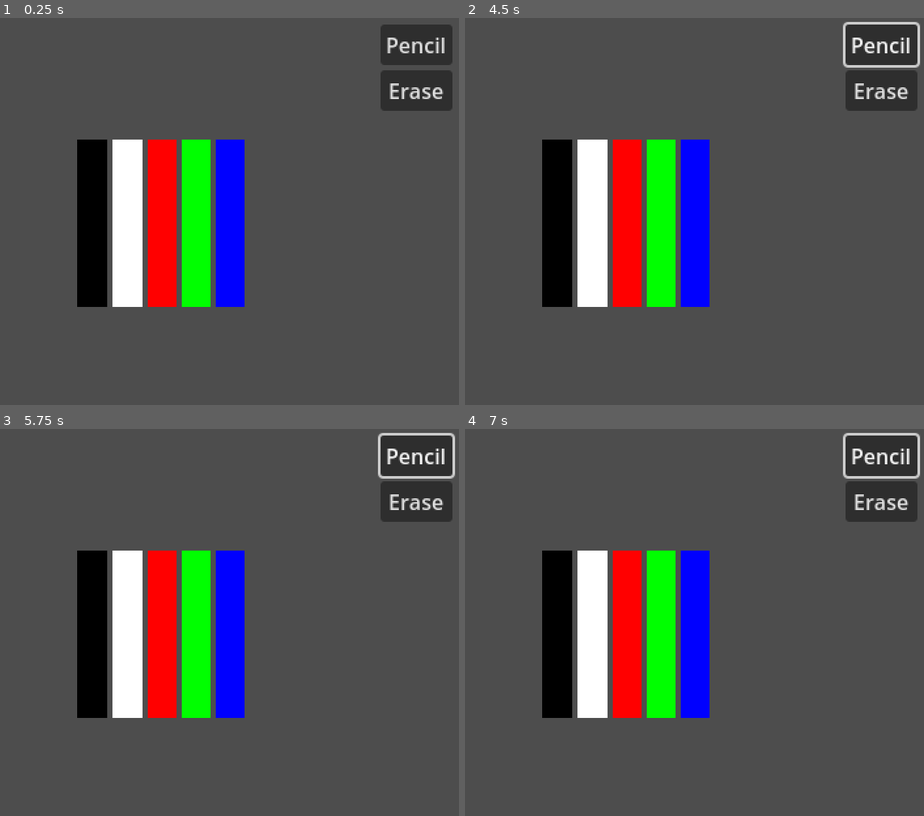
Above: before the commit, frames 1-4 (two rows, left to right).
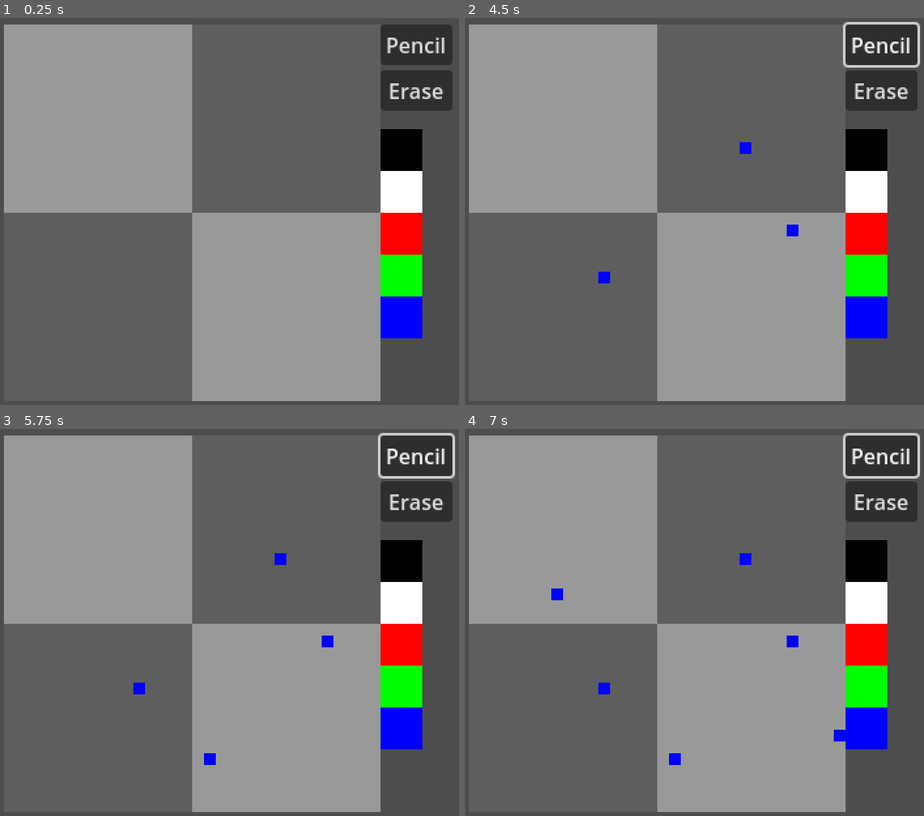
Above: after the commit, the same moments.

Repository: kennethbchen/Fireworkshop-Game
Game: Godot game, scene res://main.tscn
Same seed, same stepped clock (60 frames per second), same inputs: the game is played once before the commit and once after it.
Inputs (mouse positions are in pixels of both pictures, inside the frame that each line leads up to):
- Up to frame 1 (0.25 s): no input
- Up to frame 2 (4.5 s): click "Pencil" at 0.5 s; click "Pencil" at 1.25 s; click "Pencil" at 2 s; tap Enter at 2.75, 4.25 s; move the mouse to (795, 226) at 2.77 s; click (795, 226) at 2.92 s; tap Space at 3.5 s; move the mouse to (598, 273) at 3.52 s; click (598, 273) at 3.67 s; move the mouse to (740, 145) at 4.27 s; click (740, 145) at 4.42 s
- Up to frame 3 (5.75 s): tap Space at 5 s; move the mouse to (206, 754) at 5.02 s; click (206, 754) at 5.17 s
- Up to frame 4 (7 s): tap Enter at 5.75 s; move the mouse to (836, 730) at 5.77 s; click (836, 730) at 5.92 s; tap Space at 6.5 s; move the mouse to (552, 591) at 6.52 s; click (552, 591) at 6.67 s

The runs differ from the first frame. In frame 1, 52% of the frame differs, in the area x 0-93%, y 1-99%; in frame 2, 52%; in frame 3, 52%; in frame 4, 52%.

Commit message:
Moved swatch picker script to control node

Diff:
--- a/main.tscn
+++ b/main.tscn
@@ -34,23 +34,22 @@
 
 [node name="CanvasLayer" type="CanvasLayer" parent="."]
 
-[node name="Control" type="Control" parent="CanvasLayer"]
+[node name="SwatchPicker" type="Control" parent="CanvasLayer"]
 layout_mode = 3
 anchors_preset = 0
-offset_left = 64.0
-offset_top = 96.0
-offset_right = 104.0
-offset_bottom = 136.0
+offset_left = 296.0
+offset_top = 88.0
+offset_right = 296.0
+offset_bottom = 88.0
+script = ExtResource("6_f3tm5")
+colors = Array[Color]([Color(0, 0, 0, 1), Color(1, 1, 1, 1), Color(1, 0, 0, 1), Color(0, 1, 0, 1), Color(0, 0, 1, 1)])
 
-[node name="SwatchPicker" type="GridContainer" parent="CanvasLayer/Control"]
-offset_right = 128.0
-offset_bottom = 128.0
+[node name="SwatchContainer" type="GridContainer" parent="CanvasLayer/SwatchPicker"]
 size_flags_horizontal = 3
 size_flags_vertical = 3
 size_flags_stretch_ratio = 0.0
-columns = 2
-script = ExtResource("6_f3tm5")
-colors = Array[Color]([Color(0, 0, 0, 1), Color(1, 1, 1, 1), Color(1, 0, 0, 1), Color(0, 1, 0, 1), Color(0, 0, 1, 1)])
+theme_override_constants/h_separation = 0
+theme_override_constants/v_separation = 0
 
 [node name="Tools" type="VBoxContainer" parent="CanvasLayer"]
 offset_left = 296.0
@@ -68,7 +67,6 @@
 "
 
 [node name="Frame" type="TextureRect" parent="CanvasLayer"]
-visible = false
 offset_left = 8.0
 offset_top = 8.0
 offset_right = 40.0
--- a/project.godot
+++ b/project.godot
@@ -19,6 +19,7 @@
 
 window/size/viewport_width=360
 window/size/viewport_height=360
+window/size/always_on_top=true
 window/size/window_width_override=720
 window/size/window_height_override=720
 window/stretch/mode="viewport"
--- a/scripts/swatch_picker.gd
+++ b/scripts/swatch_picker.gd
@@ -1,26 +1,27 @@
-extends GridContainer
+extends Control
 
 @export var colors: Array[Color]
 
-var swatch_size: int = 64
+@onready var grid_container: GridContainer = $SwatchContainer
+
+var swatch_size: int = 32
 
 var rows: int = 1
 
 var selected_color: Color
 
-# Called when the node enters the scene tree for the first time.
 func _ready():
 
 	selected_color = colors[0]
 
-	columns = colors.size()
+	grid_container.size.x = swatch_size
+	grid_container.size.y = swatch_size * colors.size()
 
 	for i in range(colors.size()):
 
 		var col_rect: ColorRect = ColorRect.new()
-		add_child(col_rect)
+		grid_container.add_child(col_rect)
 		col_rect.color = colors[i]
-		col_rect.size = Vector2(swatch_size, swatch_size)
 		col_rect.size_flags_horizontal = Control.SIZE_EXPAND_FILL
 		col_rect.size_flags_vertical = Control.SIZE_EXPAND_FILL
 		col_rect.gui_input.connect(func(event): _on_swatch_gui_input(event, i))
@@ -28,8 +29,8 @@
 func _on_swatch_gui_input(event: InputEvent, ind: int):
 
 	if event is InputEventMouseButton and event.is_pressed():
+		print(colors[ind])
 		selected_color = colors[ind]
-		print(selected_color)
 
 # Called every frame. 'delta' is the elapsed time since the previous frame.
 func _process(delta):
